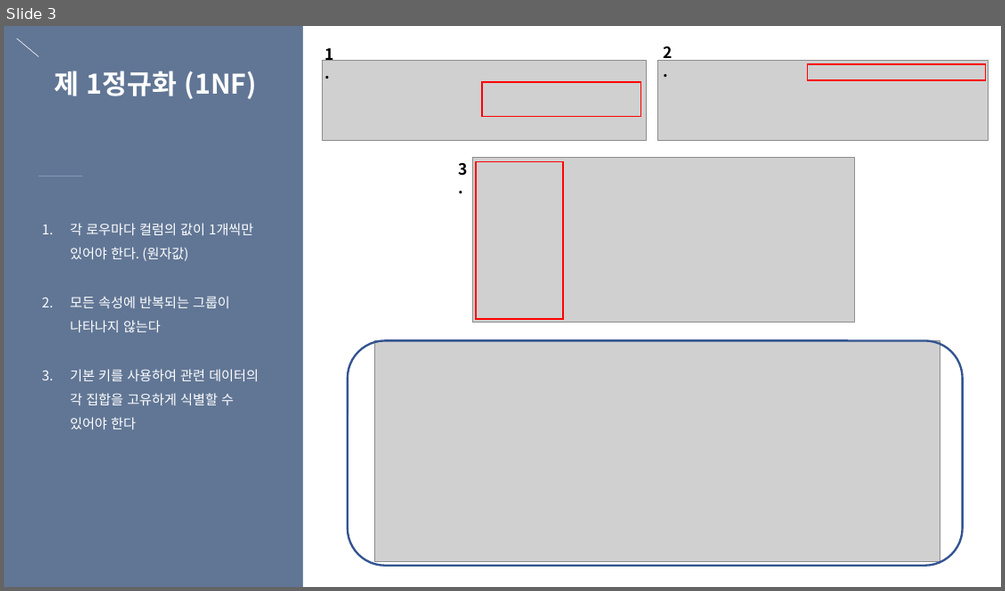
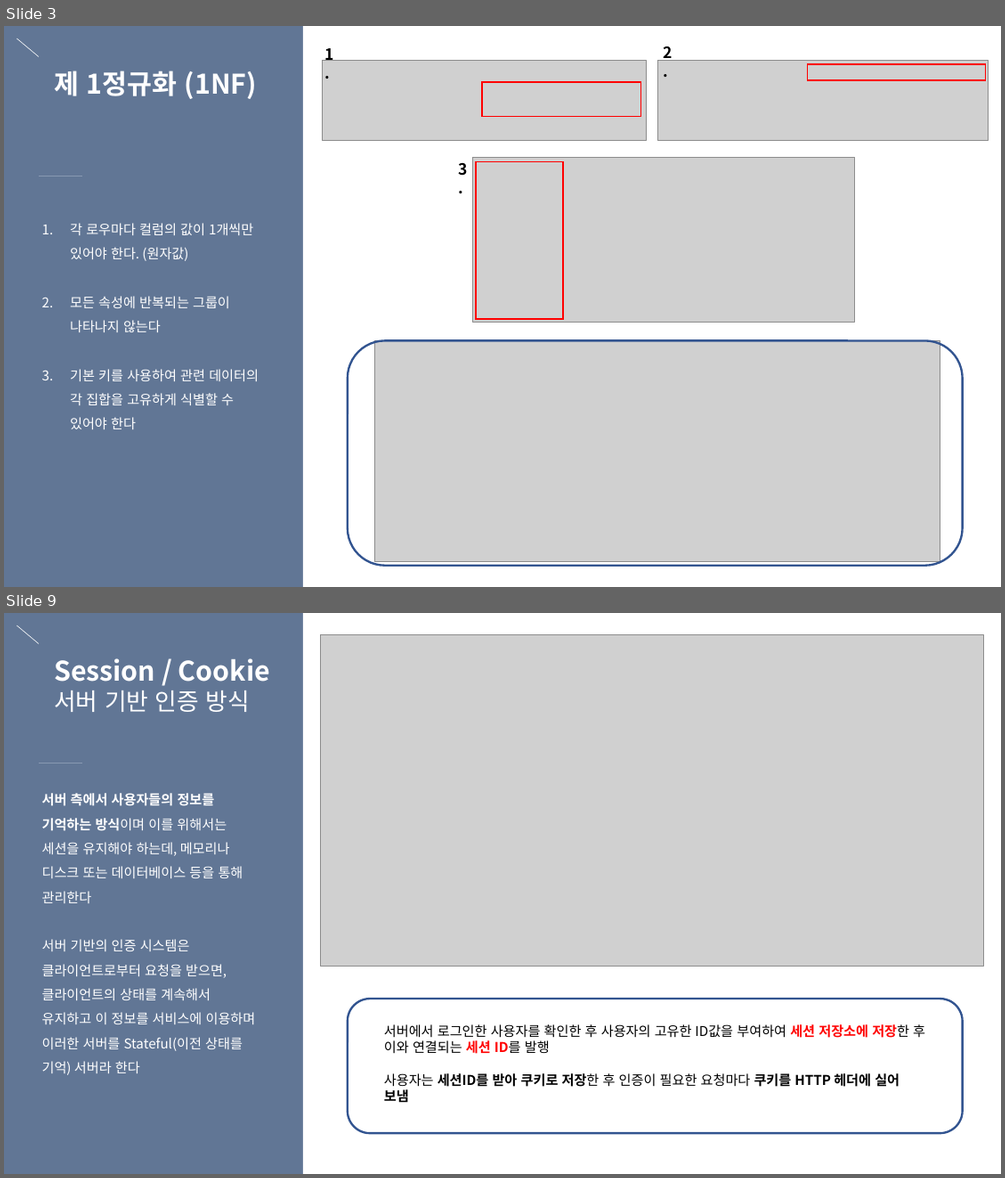
Before and after one commit to eunbee-kim/dmsql1471, a slide deck: 교육/5주차_DB정규화_반정규화_서버인증_세션과쿠키.pptx. Shown one above the other, each under a label of ours: slide 3 before the commit, slides 3 and 9 after it; the slides between them are not shown. The pictures are 1005x591 and 1005x1178 pixels, drawn with LibreOffice and Linux fonts; fonts in the diff are those of the drawing; grey boxes stand for pictures. Boxes give left, top, right and bottom in pixels: in the first picture for what was removed or moved away, otherwise in the second. Text is boxed around its words. In the diff, an @@ line names an element or a change of style, - is before the commit and + after.

```diff
--- a/교육/5주차_DB정규화_반정규화_서버인증_세션과쿠키.pptx
+++ b/교육/5주차_DB정규화_반정규화_서버인증_세션과쿠키.pptx
@@ slide 9 added at [4, 613, 1001, 1174], background gradient #617695 to #536580 @@
@@ line added from (16, 625) to (39, 643), #FFFFFF 0.5 pt @@
@@ rectangle added at [303, 613, 1001, 1174], fill #FFFFFF @@
@@ picture added at [320, 634, 984, 966] @@
@@ text added at [54, 658, 270, 712], 26 pt, text #FFFFFF, bold @@
+Session / Cookie
+서버 기반 인증 방식
@@ line added from (39, 763) to (82, 763), #8899B2 0.5 pt @@
@@ text added at [42, 793, 256, 1075], 13 pt, text #FFFFFF @@
+서버 측에서 사용자들의 정보를 기억하는 방식이며 이를 위해서는 세션을 유지해야 하는데, 메모리나 디스크 또는 데이터베이스 등을 통해 관리한다
+서버 기반의 인증 시스템은 클라이언트로부터 요청을 받으면, 클라이언트의 상태를 계속해서 유지하고 이 정보를 서비스에 이용하며 이러한 서버를 Stateful(이전 상태를 기억) 서버라 한다
@@ rounded rectangle added at [348, 999, 962, 1134], outline #325491 2 pt @@
@@ text added at [384, 1024, 925, 1103], 13 pt, text #000000 @@
+서버에서 로그인한 사용자를 확인한 후 사용자의 고유한 ID값을 부여하여 세션 저장소에 저장한 후 이와 연결되는 세션 ID를 발행
+사용자는 세션ID를 받아 쿠키로 저장한 후 인증이 필요한 요청마다 쿠키를 HTTP 헤더에 실어 보냄
```
Also in this commit, not shown: 4 slides changed, 4 other slides added, 3 other files.
